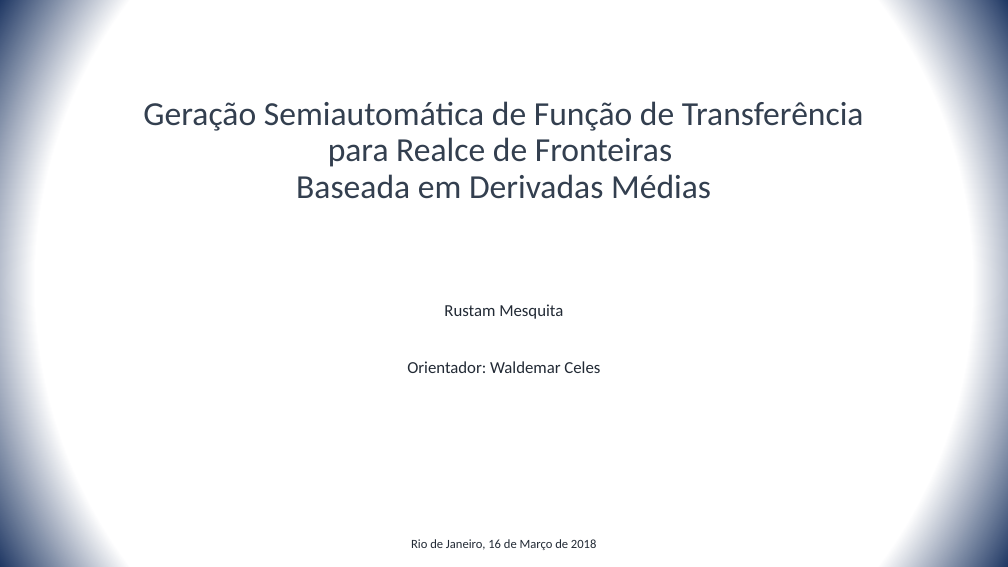
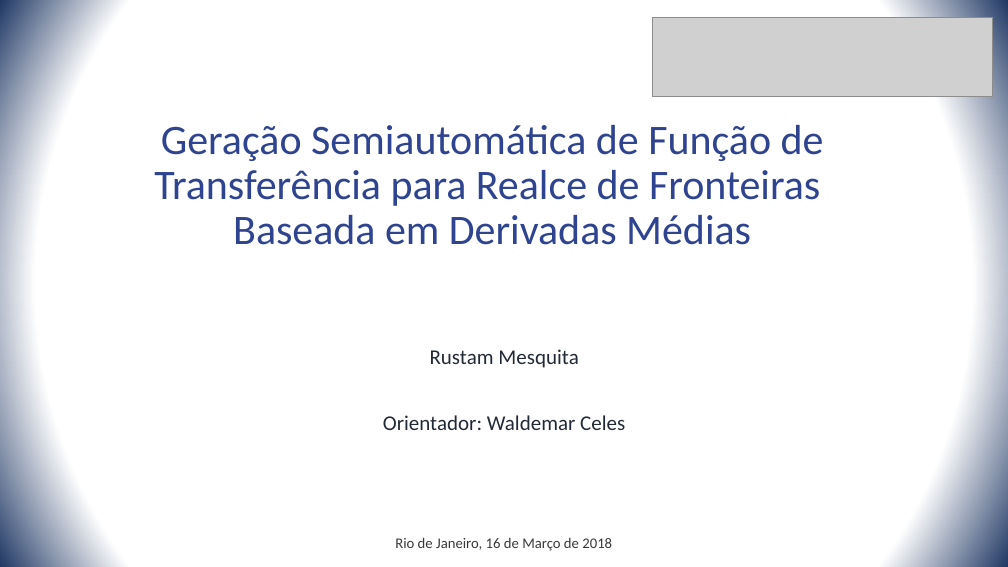
Before and after one commit to rustanitu/atfgtex, a slide deck: slide 1 of presentation/presentation.pptm. Drawn at 1008x567 pixels with LibreOffice and Linux fonts; fonts in the diff are those of the drawing; grey boxes stand for pictures. Boxes give left, top, right and bottom in pixels: in the first picture for what was removed or moved away, otherwise in the second. Text is boxed around its words. In the diff, an @@ line names an element or a change of style, - is before the commit and + after.

Commit message:
Configuracao final da apresentacao. Pronto para começar

```diff
--- a/presentation/presentation.pptm
+++ b/presentation/presentation.pptm
@@ picture added at <box>653,17,993,97</box> @@
@@ title "Geração Semiautomática de Função de ...": place and size @@
-title "Geração Semiautomática de Função de ..." at <box>143,101,864,199</box>
+title "Geração Semiautomática de Função de ..." at <box>154,125,824,245</box>
@@ title "Geração Semiautomática de Função de ..." at <box>154,125,824,245</box>: size 32 to 40 pt, text colour #333F50 to #2F4491; vertical alignment top to middle @@
@@ subtitle "Rustam Mesquita": place and size @@
-subtitle "Rustam Mesquita" at <box>407,304,600,373</box>
+subtitle "Rustam Mesquita" at <box>383,349,625,430</box>
@@ subtitle "Rustam Mesquita" at <box>383,349,625,430</box>: size 16 to 20 pt @@
@@ text "Rio de Janeiro, 16 de ...": place and size @@
-text "Rio de Janeiro, 16 de ..." at <box>411,539,596,550</box>
+text "Rio de Janeiro, 16 de ..." at <box>395,537,612,551</box>
@@ text "Rio de Janeiro, 16 de ..." at <box>395,537,612,551</box>: size 12 to 14 pt, text colour #222A35 to #3B3838 @@
```
Also in this commit, not shown: 12 other slides changed, 4 slides added, 2 slides removed, 1 other file.
